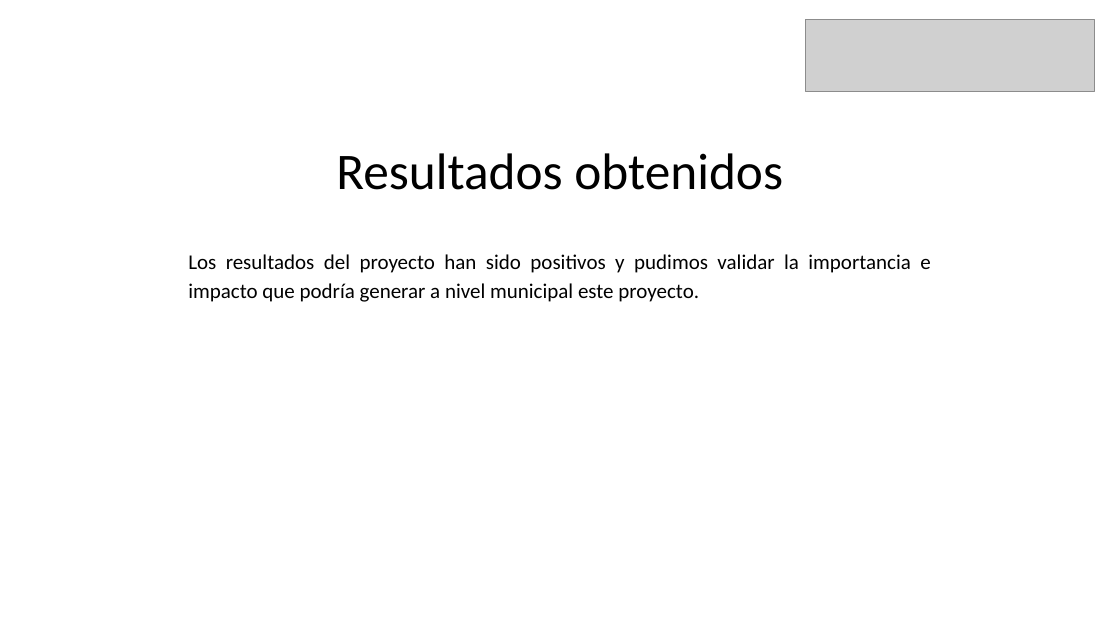
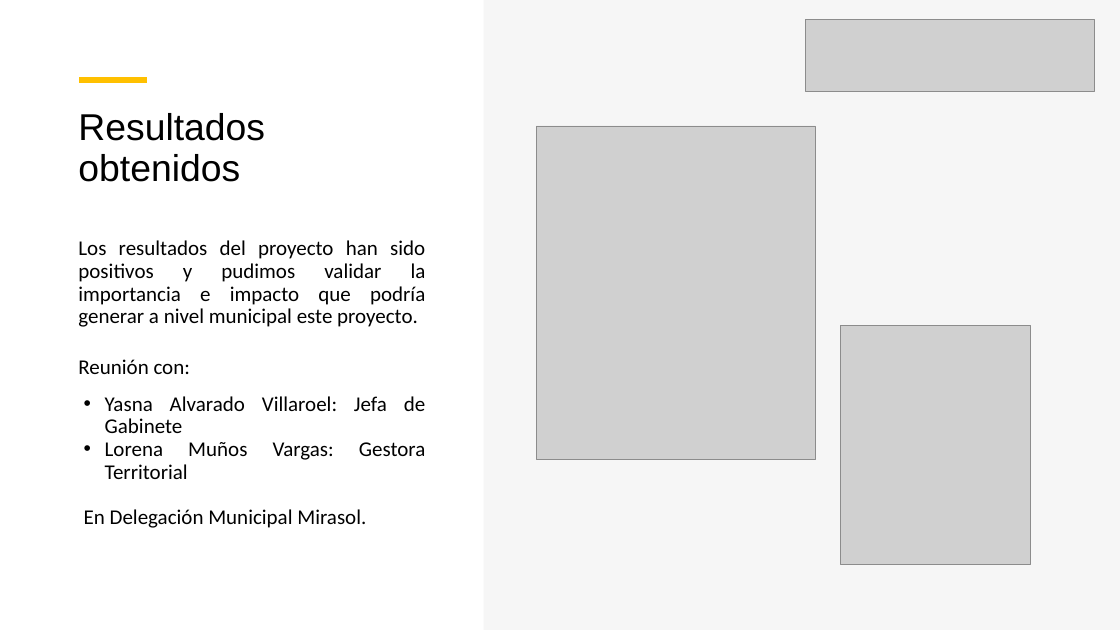
Before and after one commit to mariasaldivia/CAPSTONE_001V_G1A, a slide deck: slide 17 of Fase 3/Evidencias Grupales/Presentación Final.pptx (slide 18 before the commit). Drawn at 1120x630 pixels with LibreOffice and Linux fonts; fonts in the diff are those of the drawing; grey boxes stand for pictures. Boxes give left, top, right and bottom in pixels: in the first picture for what was removed or moved away, otherwise in the second. Text is boxed around its words. In the diff, an @@ line names an element or a change of style, - is before the commit and + after.

Commit message:
Presentación final

```diff
--- a/Fase 3/Evidencias Grupales/Presentación Final.pptx
+++ b/Fase 3/Evidencias Grupales/Presentación Final.pptx
@@ rectangle added at box(484, 0, 1120, 630), fill #F2F2F2 at 65% opacity @@
@@ line added from (80, 80) to (147, 80), #FFC000 4.5 pt @@
@@ text "Resultados obtenidos": place and size @@
-text "Resultados obtenidos" at box(336, 153, 783, 190)
+text "Resultados obtenidos" at box(78, 113, 265, 182)
@@ text "Resultados obtenidos" at box(78, 113, 265, 182): size 44 to 32 pt, font Calibri to Arial; alignment centre to left; line spacing 1 to 0.9; more space between paragraphs @@
@@ picture added at box(537, 126, 816, 460) @@
@@ text "Los resultados del proyecto han ...": place and size @@
-text "Los resultados del proyecto han ..." at box(188, 254, 930, 302)
+text "Los resultados del proyecto han ..." at box(78, 240, 426, 528)
@@ text at box(78, 240, 426, 327): line spacing 1.15 to 0.9 @@
@@ picture added at box(840, 326, 1031, 565) @@
@@ text at box(78, 359, 426, 528): paragraphs added @@
+Reunión con:
+• Yasna Alvarado Villaroel: Jefa de Gabinete
+• Lorena Muños Vargas: Gestora Territorial
+En Delegación Municipal Mirasol.
```
Also in this commit, not shown: 9 other slides changed, 1 slide removed.
